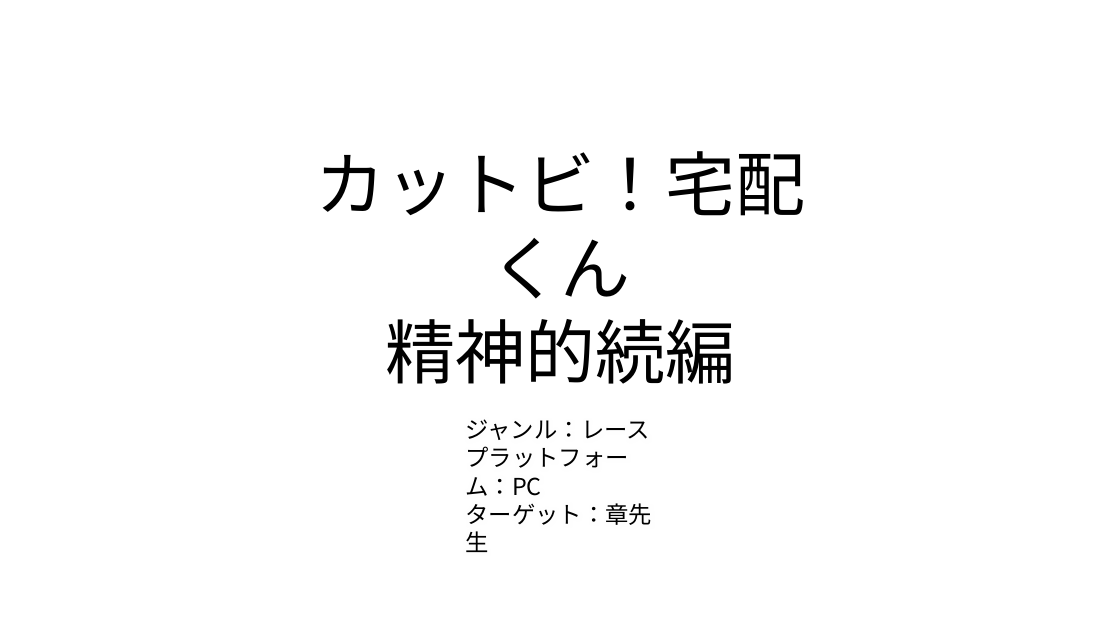
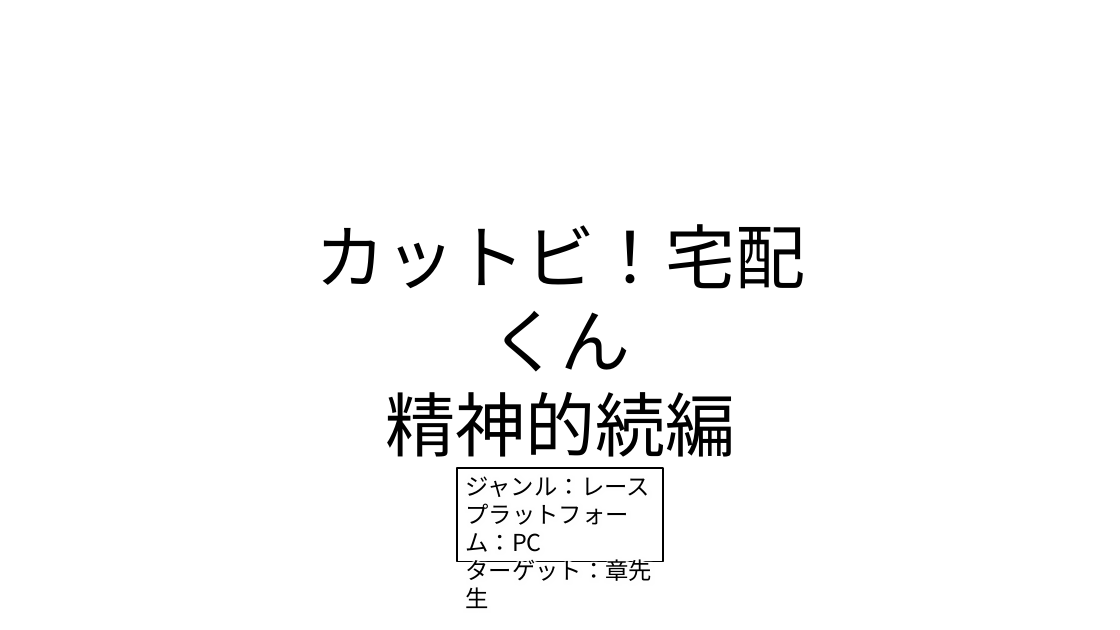
Before and after one commit to IbukiOkusada/GradProject, a slide deck: slide 1 of 企画書/カットビ企画書.pptx. Drawn at 1120x630 pixels with LibreOffice and Linux fonts; fonts in the diff are those of the drawing. Boxes give left, top, right and bottom in pixels: in the first picture for what was removed or moved away, otherwise in the second. Text is boxed around its words. In the diff, an @@ line names an element or a change of style, - is before the commit and + after.

```diff
--- a/企画書/カットビ企画書.pptx
+++ b/企画書/カットビ企画書.pptx
@@ text "カットビ！宅配くん" rewrapped from (x1=315, y1=151, x2=805, y2=384) to (x1=315, y1=224, x2=805, y2=469) @@
@@ rectangle "ジャンル：レース" resized from (x1=465, y1=419, x2=652, y2=552) to (x1=457, y1=469, x2=663, y2=562) @@
@@ rectangle "ジャンル：レース" at (x1=457, y1=469, x2=663, y2=562): outline none to #000000 1.5 pt @@
```
Also in this commit, not shown: 4 other slides changed.
